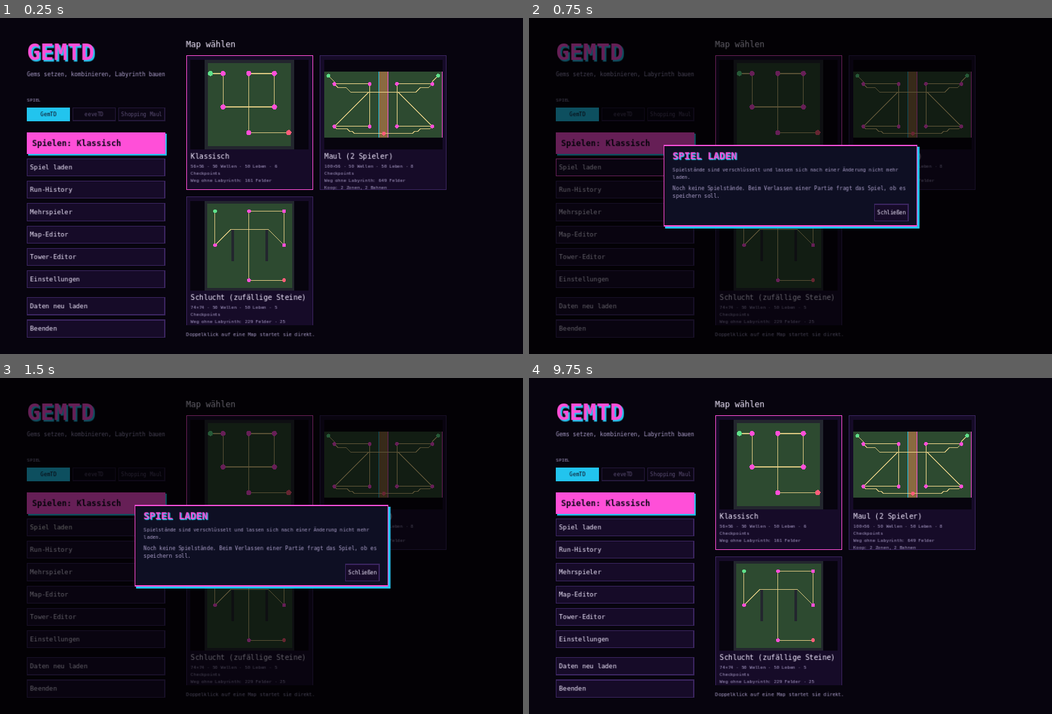
Above: before the commit, frames 1-4 (two rows, left to right).
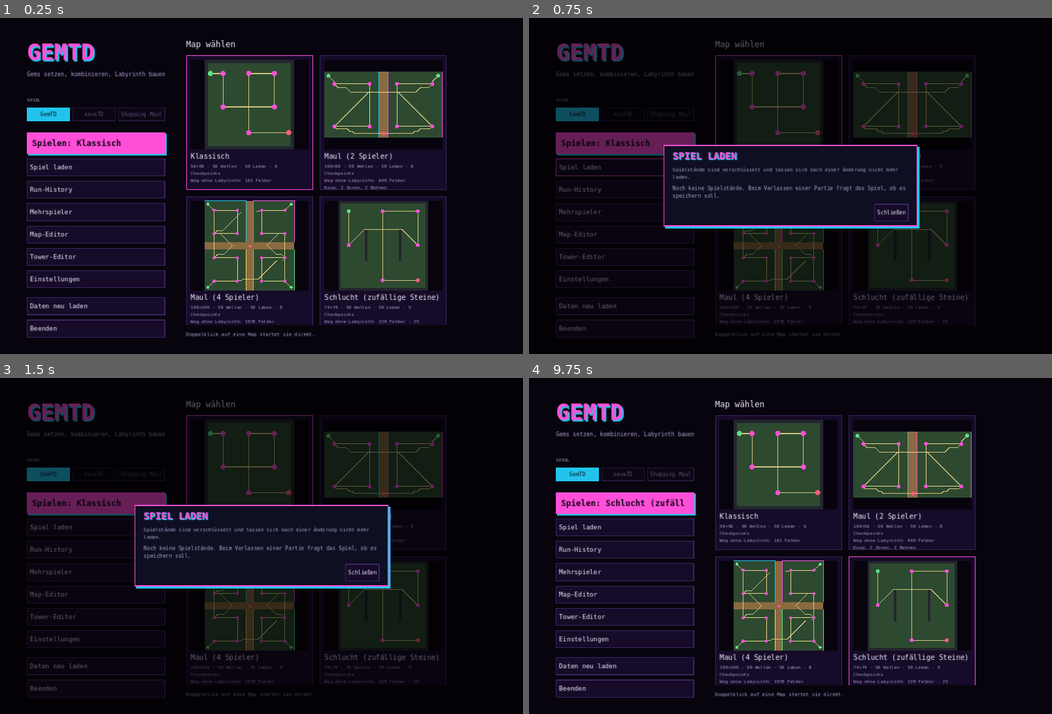
Above: after the commit, the same moments.

Repository: Tulkor/GemTD
Game: Godot game, scene res://scenes/main_menu.tscn
Same seed, same stepped clock (60 frames per second), same inputs: the game is played once before the commit and once after it.
Inputs (mouse positions are in pixels of both pictures, inside the frame that each line leads up to):
- Up to frame 1 (0.25 s): no input
- Up to frame 2 (0.75 s): click "Spiel laden" at 0.5 s
- Up to frame 3 (1.5 s): click "Spiel laden" at 1.25 s
- Up to frame 4 (9.75 s): click "GemTD" at 2 s; click "Spielen: Klassisch" at 2.75 s; click "Run-History" at 3.5 s; click "Mehrspieler" at 4.25 s; click "Einstellungen" at 5 s; click "Daten neu laden" at 5.75 s; click (780, 482) at 6.52 s; click (910, 482) at 7.27 s; click (780, 623) at 8.02 s; click "Schließen" at 8.75 s; click (910, 623) at 9.52 s

The runs differ from the first frame. In frame 1, 9.8% of the frame differs, in the area x 36-86%, y 53-92%; in frame 2, 4.7%; in frame 3, 4.7%; in frame 4, 10%, in the area x 14-86%, y 11-92%.

Commit message:
Map „Maul (4 Spieler)“: vier Zonen um ein gemeinsames Ziel, Bahnen als Kette
Jede Bahn startet an der Außenecke ihrer Zone, läuft durch die eigene und dann durch die Zone des
Nachbarn im Uhrzeigersinn und endet in der Mitte.

Co-Authored-By: Claude Opus 5.5 (1M context) <noreply@anthropic.com>
Claude-Session: https://claude.ai/code/session_01TQZfqhkrKha1HFCsvak4Bp

Diff:
--- a/data/i18n/en.json
+++ b/data/i18n/en.json
@@ -552,5 +552,6 @@
 	"Kommt noch: Eevee-Entwicklungen, solo und im Koop zusammen mazen": "Coming soon: Eevee evolutions, solo and mazing together in co-op",
 	"Kommt noch: Tower aus Shops kaufen und aufwerten": "Coming soon: buy towers from shops and upgrade them",
 	"Koop: %d Zonen, %d Bahnen": "Co-op: %d zones, %d lanes",
-	"Maul (2 Spieler)": "Maul (2 players)"
+	"Maul (2 Spieler)": "Maul (2 players)",
+	"Maul (4 Spieler)": "Maul (4 players)"
 }
--- /dev/null
+++ b/data/maps/maul_4.json
@@ -0,0 +1,323 @@
+{
+	"format": 2,
+	"id": "maul_4",
+	"name": "Maul (4 Spieler)",
+	"width": 100,
+	"height": 100,
+	"tiles": [
+		"..............................................________..............................................",
+		"..............................................________..............................................",
+		"..............................................________..............................................",
+		"..............................................________..............................................",
+		"..............................................________..............................................",
+		"..............................................________..............................................",
+		"..............................................________..............................................",
+		"..............................................________..............................................",
+		"..............................................________..............................................",
+		"..............................................________..............................................",
+		"..............................................________..............................................",
+		"..............................................________..............................................",
+		"..............................................________..............................................",
+		"..............................................________..............................................",
+		"..............................................________..............................................",
+		"..............................................________..............................................",
+		"..............................................________..............................................",
+		"..............................................________..............................................",
+		"..............................................________..............................................",
+		"..............................................________..............................................",
+		"..............................................________..............................................",
+		"..............................................________..............................................",
+		"..............................................________..............................................",
+		"..............................................________..............................................",
+		"..............................................________..............................................",
+		"..............................................________..............................................",
+		"..............................................________..............................................",
+		"..............................................________..............................................",
+		"..............................................________..............................................",
+		"..............................................________..............................................",
+		"..............................................________..............................................",
+		"..............................................________..............................................",
+		"..............................................________..............................................",
+		"..............................................________..............................................",
+		"..............................................________..............................................",
+		"..............................................________..............................................",
+		"..............................................________..............................................",
+		"..............................................________..............................................",
+		"..............................................________..............................................",
+		"..............................................________..............................................",
+		"..............................................________..............................................",
+		"..............................................________..............................................",
+		"..............................................________..............................................",
+		"..............................................________..............................................",
+		"..............................................________..............................................",
+		"..............................................________..............................................",
+		"____________________________________________________________________________________________________",
+		"____________________________________________________________________________________________________",
+		"____________________________________________________________________________________________________",
+		"____________________________________________________________________________________________________",
+		"____________________________________________________________________________________________________",
+		"____________________________________________________________________________________________________",
+		"____________________________________________________________________________________________________",
+		"____________________________________________________________________________________________________",
+		"..............................................________..............................................",
+		"..............................................________..............................................",
+		"..............................................________..............................................",
+		"..............................................________..............................................",
+		"..............................................________..............................................",
+		"..............................................________..............................................",
+		"..............................................________..............................................",
+		"..............................................________..............................................",
+		"..............................................________..............................................",
+		"..............................................________..............................................",
+		"..............................................________..............................................",
+		"..............................................________..............................................",
+		"..............................................________..............................................",
+		"..............................................________..............................................",
+		"..............................................________..............................................",
+		"..............................................________..............................................",
+		"..............................................________..............................................",
+		"..............................................________..............................................",
+		"..............................................________..............................................",
+		"..............................................________..............................................",
+		"..............................................________..............................................",
+		"..............................................________..............................................",
+		"..............................................________..............................................",
+		"..............................................________..............................................",
+		"..............................................________..............................................",
+		"..............................................________..............................................",
+		"..............................................________..............................................",
+		"..............................................________..............................................",
+		"..............................................________..............................................",
+		"..............................................________..............................................",
+		"..............................................________..............................................",
+		"..............................................________..............................................",
+		"..............................................________..............................................",
+		"..............................................________..............................................",
+		"..............................................________..............................................",
+		"..............................................________..............................................",
+		"..............................................________..............................................",
+		"..............................................________..............................................",
+		"..............................................________..............................................",
+		"..............................................________..............................................",
+		"..............................................________..............................................",
+		"..............................................________..............................................",
+		"..............................................________..............................................",
+		"..............................................________..............................................",
+		"..............................................________..............................................",
+		"..............................................________.............................................."
+	],
+	"spawn": [
+		3,
+		3
+	],
+	"spawn_player": 0,
+	"goal": [
+		50,
+		50
+	],
+	"checkpoints": [
+		[
+			10,
+			10
+		],
+		[
+			36,
+			10
+		],
+		[
+			36,
+			36
+		],
+		[
+			10,
+			36
+		],
+		[
+			89,
+			10
+		],
+		[
+			63,
+			10
+		],
+		[
+			63,
+			36
+		],
+		[
+			89,
+			36
+		]
+	],
+	"lanes": [
+		{
+			"spawn": [
+				96,
+				3
+			],
+			"player": 1,
+			"checkpoints": [
+				[
+					89,
+					10
+				],
+				[
+					63,
+					10
+				],
+				[
+					63,
+					36
+				],
+				[
+					89,
+					36
+				],
+				[
+					89,
+					89
+				],
+				[
+					63,
+					89
+				],
+				[
+					63,
+					63
+				],
+				[
+					89,
+					63
+				]
+			]
+		},
+		{
+			"spawn": [
+				96,
+				96
+			],
+			"player": 2,
+			"checkpoints": [
+				[
+					89,
+					89
+				],
+				[
+					63,
+					89
+				],
+				[
+					63,
+					63
+				],
+				[
+					89,
+					63
+				],
+				[
+					10,
+					89
+				],
+				[
+					36,
+					89
+				],
+				[
+					36,
+					63
+				],
+				[
+					10,
+					63
+				]
+			]
+		},
+		{
+			"spawn": [
+				3,
+				96
+			],
+			"player": 3,
+			"checkpoints": [
+				[
+					10,
+					89
+				],
+				[
+					36,
+					89
+				],
+				[
+					36,
+					63
+				],
+				[
+					10,
+					63
+				],
+				[
+					10,
+					10
+				],
+				[
+					36,
+					10
+				],
+				[
+					36,
+					36
+				],
+				[
+					10,
+					36
+				]
+			]
+		}
+	],
+	"zones": [
+		{
+			"rect": [
+				0,
+				0,
+				46,
+				46
+			],
+			"player": 0
+		},
+		{
+			"rect": [
+				54,
+				0,
+				46,
+				46
+			],
+			"player": 1
+		},
+		{
+			"rect": [
+				54,
+				54,
+				46,
+				46
+			],
+			"player": 2
+		},
+		{
+			"rect": [
+				0,
+				54,
+				46,
+				46
+			],
+			"player": 3
+		}
+	],
+	"marker_radius": 1,
+	"waves": "classic",
+	"lives": 50,
+	"start_gold": 0,
+	"variance": {
+		"random_rocks": 0,
+		"seed": -1
+	}
+}
--- a/tests/smoke_test.gd
+++ b/tests/smoke_test.gd
@@ -1132,6 +1132,18 @@
 		if m.id == "maul_2":
 			path = m.path
 	check(path != "", "Maul-Map vorhanden")
+	# Vier Spieler: Kette im Kreis, jede Bahn durch die eigene und die nächste Zone
+	var m4: MapData = null
+	for m in Database.list_maps():
+		if m.id == "maul_4":
+			m4 = MapData.load_file(m.path)
+	check(m4 != null and m4.lane_count() == 4 and m4.zones.size() == 4, "Maul (4 Spieler): vier Bahnen, vier Zonen")
+	if m4 != null:
+		var pf := Pathfinder.new(m4)
+		var lens := range(4).map(func(i): return pf.compute_path(i).size())
+		check(lens.all(func(n): return n > 100), "Maul (4 Spieler): alle Wege offen %s" % [lens])
+		check(range(4).all(func(i): return m4.can_build_for(m4.waypoints(i)[1], i) and m4.can_build_for(m4.waypoints(i)[5], (i + 1) % 4)),
+			"Maul (4 Spieler): jede Bahn läuft durch die eigene und die nächste Zone")
 	Session.map_path = path
 	Session.map_override = null
 	var solo: Node = load(Session.GAME).instantiate()
Not shown, changed: README.md
